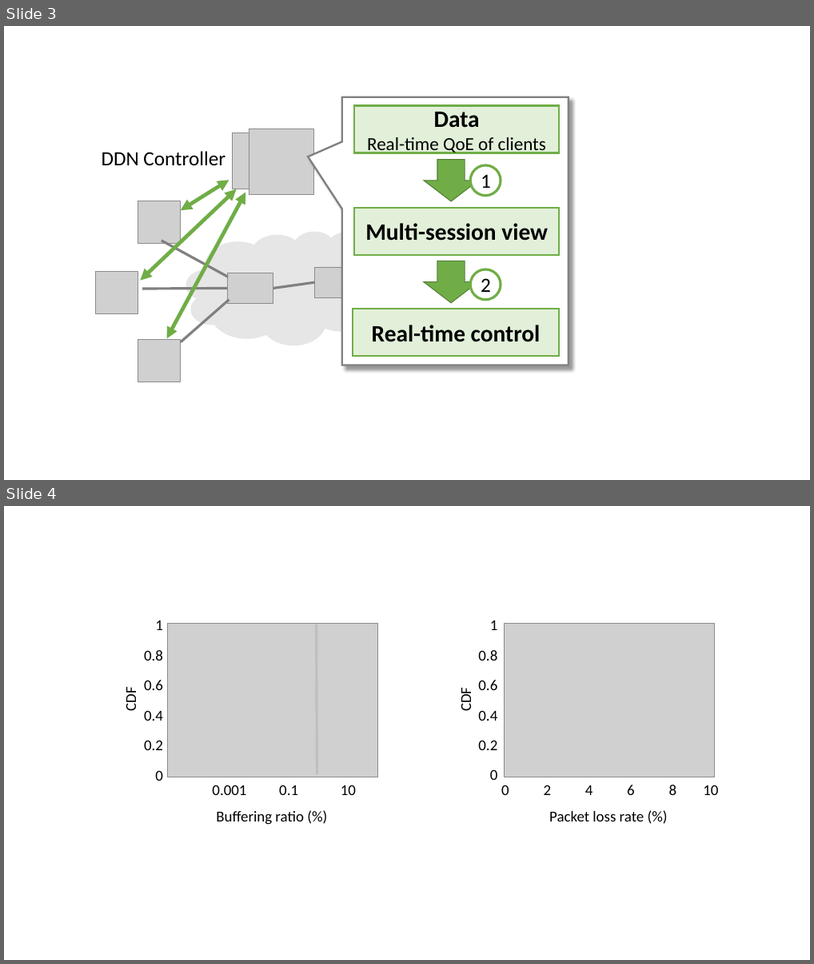
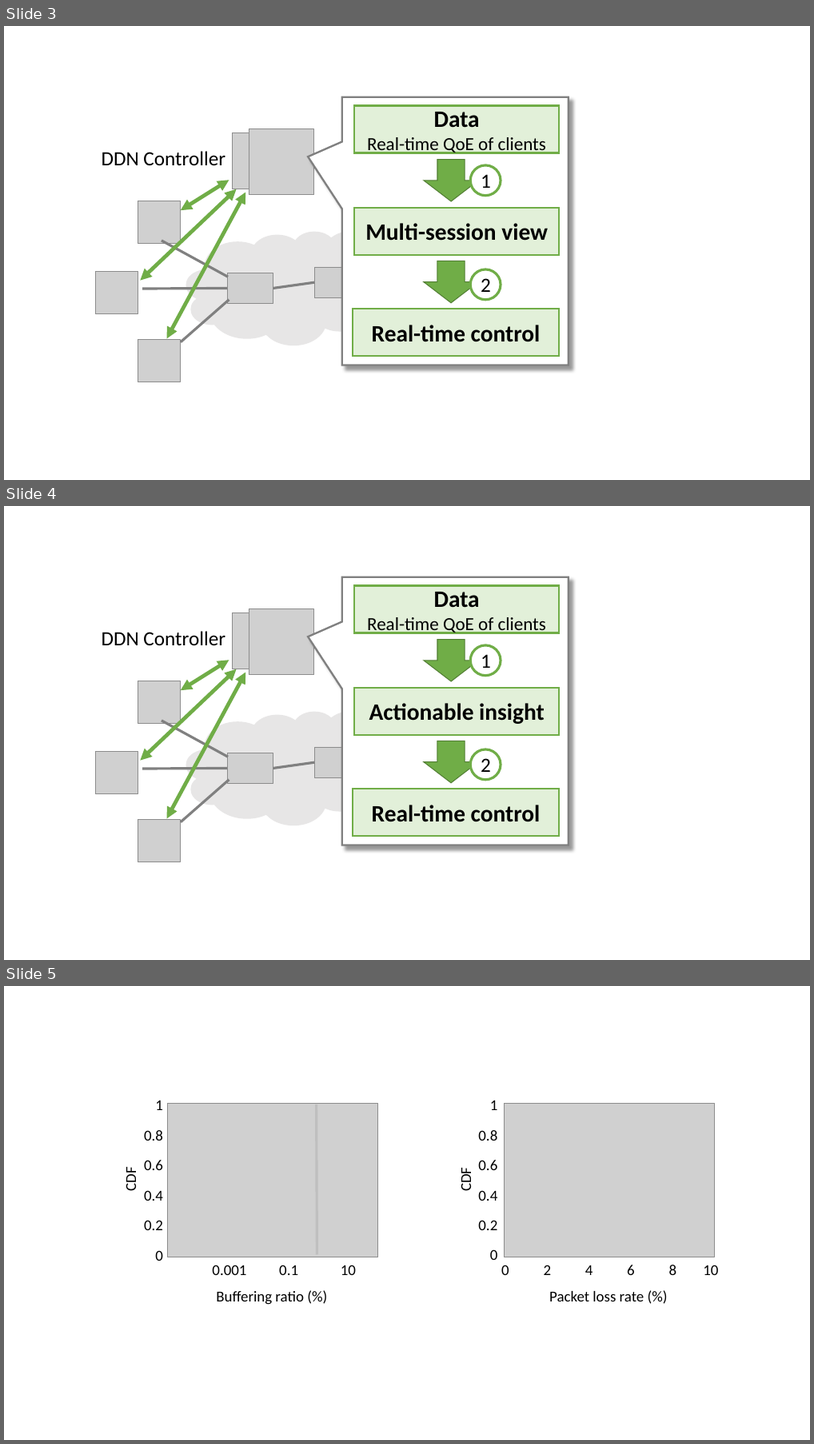
Before and after one commit to junchenj/PhD-Thesis, a slide deck: figures.pptx. Shown one above the other, each under a label of ours: slides 3 and 4 before the commit, slides 3, 4 and 5 after it. The pictures are 814x964 and 814x1444 pixels, drawn with LibreOffice and Linux fonts; fonts in the diff are those of the drawing; grey boxes stand for pictures. Boxes give left, top, right and bottom in pixels: in the first picture for what was removed or moved away, otherwise in the second. Text is boxed around its words. In the diff, an @@ line names an element or a change of style, - is before the commit and + after.

```diff
--- a/figures.pptx
+++ b/figures.pptx
@@ slide 4 added at <box>4,506,810,960</box>, background #FFFFFF @@
@@ speech box added at <box>342,576,569,844</box>, fill #FFFFFF, outline #808080 2.25 pt @@
@@ rectangle added at <box>355,586,559,633</box>, fill #E2F0D9, outline #70AD47 2.25 pt, 22 pt, text #000000 @@
+Data
+Real-time QoE of clients
@@ picture added at <box>233,613,269,669</box> @@
@@ picture added at <box>249,609,314,674</box> @@
@@ text added at <box>102,631,226,645</box>, 24 pt, text #000000 @@
+DDN Controller
@@ down arrow added at <box>424,639,479,681</box>, fill #70AD47, outline #538035 1 pt @@
@@ ellipse added at <box>471,645,502,676</box>, fill #FFFFFF, outline #70AD47 3 pt, 24 pt, text #000000 @@
+1
@@ double arrow added from (140, 760) to (236, 669), #70AD47 4.5 pt @@
@@ double arrow added from (166, 818) to (246, 672), #70AD47 4.5 pt @@
@@ double arrow added from (181, 691) to (229, 660), #70AD47 4.5 pt @@
@@ picture added at <box>138,681,181,723</box> @@
@@ rectangle added at <box>355,688,559,735</box>, fill #E2F0D9, outline #70AD47 2.25 pt, 28 pt, text #000000, bold @@
+Actionable insight
@@ line added from (229, 756) to (162, 720), #808080 3 pt @@
@@ cloud added at <box>186,711,397,825</box>, fill #E7E6E6 @@
@@ down arrow added at <box>424,740,479,783</box>, fill #70AD47, outline #538035 1 pt @@
@@ picture added at <box>95,752,138,794</box> @@
@@ line added from (227, 768) to (142, 768), #808080 3 pt @@
@@ picture added at <box>228,753,274,784</box> @@
@@ line added from (314, 763) to (274, 768), #808080 3 pt @@
@@ picture added at <box>314,747,360,778</box> @@
@@ ellipse added at <box>471,749,502,780</box>, fill #FFFFFF, outline #70AD47 3 pt, 24 pt, text #000000 @@
+2
@@ line added from (229, 780) to (181, 822), #808080 3 pt @@
@@ rectangle added at <box>353,788,559,836</box>, fill #E2F0D9, outline #70AD47 2.25 pt, 28 pt, text #000000, bold @@
+Real-time control
@@ picture added at <box>138,820,180,862</box> @@
@@ what was slide 4 is now slide 5 @@
```
Also in this commit, not shown: 9 other slides added, 22 other files.
